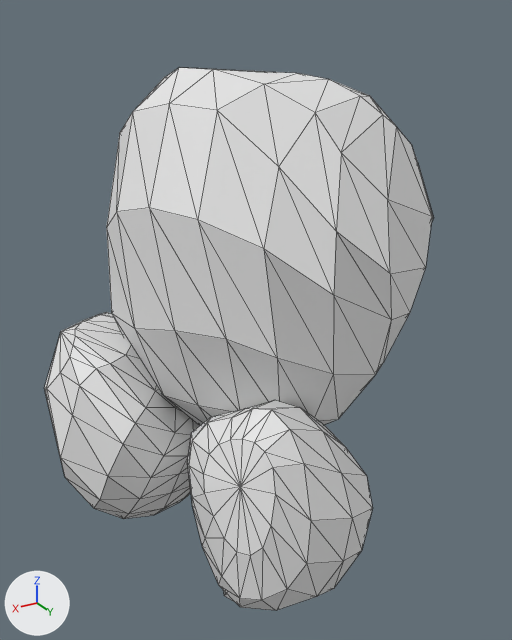
What one commit did to the glTF model figments-of-fuyan/assets/models/fof/objects/tree6.glb.
Before and after are seen from a camera (50 mm lens) standing at (4.42, 7.61, 8.39) and looking at (-0.11, 0.05, 4.61). The lights are fixed; the arrows at lower left show +X, +Y and +Z. The first picture is the older version. Mesh edges are drawn as thin lines. Vertices at exactly the same position are counted once.

Names of what the first picture shows: 'Tree6-col'.
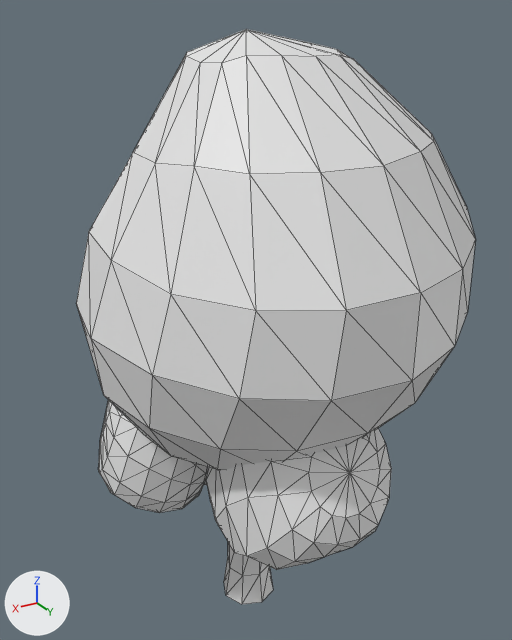
Boxes (x1, y1, x2, y2) around the edits, measured in the pictures (512 x 640 px; the box of a moved part takes in the faces that stretch with it):
'Tree6-col', reshaped: before (44, 67, 433, 610); after (76, 29, 476, 604)
part 1 of me_cylinder_005, rebuilt: before (187, 400, 373, 610); after (206, 429, 391, 570)
part 2 of me_cylinder_005, rebuilt (23% wider, 23% taller): before (107, 67, 433, 425); after (76, 29, 476, 470)
part 3 of me_cylinder_005, rebuilt: before (44, 312, 200, 519); after (99, 400, 207, 513)
part 4 of me_cylinder_005, moved or reshaped (mostly hidden before): before (223, 590, 235, 602); after (204, 481, 273, 604)

Edits to the bpy script that builds the scene:
```text
Change me_cylinder_005:
    used by ob_tree6_col; location = (0.0, 0.0, 0.0)
    remove me_cylinder_005.from_pydata(...)  # 408 vertices, 800 faces; spans x -2.78..2.65, y -2.33..2.73, z -0.01..7.81
    add me_cylinder_005.from_pydata(...)  # 408 vertices, 800 faces; spans x -2.76..2.23, y -2.14..2.86, z -0.01..8.24
    me_cylinder_005 part 1: the loose piece of 114 vertices spanning x -0.6..1.58, y 0.34..2.73, z 1.86..4.45 is rebuilt with 114 vertices and now spans x -1.22..1.14, y 0.42..2.61, z 1.92..4.06
    me_cylinder_005 part 2: the loose piece of 114 vertices spanning x -2.78..1.65, y -2.33..1.91, z 2.8..7.81 is rebuilt with 114 vertices and now spans x -2.76..2.23, y -2.14..2.86, z 2.71..8.24
    me_cylinder_005 part 3: the loose piece of 114 vertices spanning x 0.43..2.65, y -1.49..0.72, z 1.93..4.68 is rebuilt with 114 vertices and now spans x 0.38..2.04, y -1.35..0.32, z 1.88..3.89
    me_cylinder_005 part 4
    65 vertices are removed from x -0.43..0.73, y -0.44..0.86, z -0.01..3.15
    128 faces are deleted
    51 vertices are added at x -0.41..0.69, y -0.41..0.81, z -0.01..2.95
    9 new vertices lie (0.24, 0.1, -0.01) away from vertices in x -0.28..0.0, y -0.33..0.37, z 0.53..2.91
    5 new vertices lie (0.24, -0.1, 0.01) away from vertices in x -0.04..-0.01, y 0.38..0.47, z 1.61..2.9
    128 new faces join them
```
